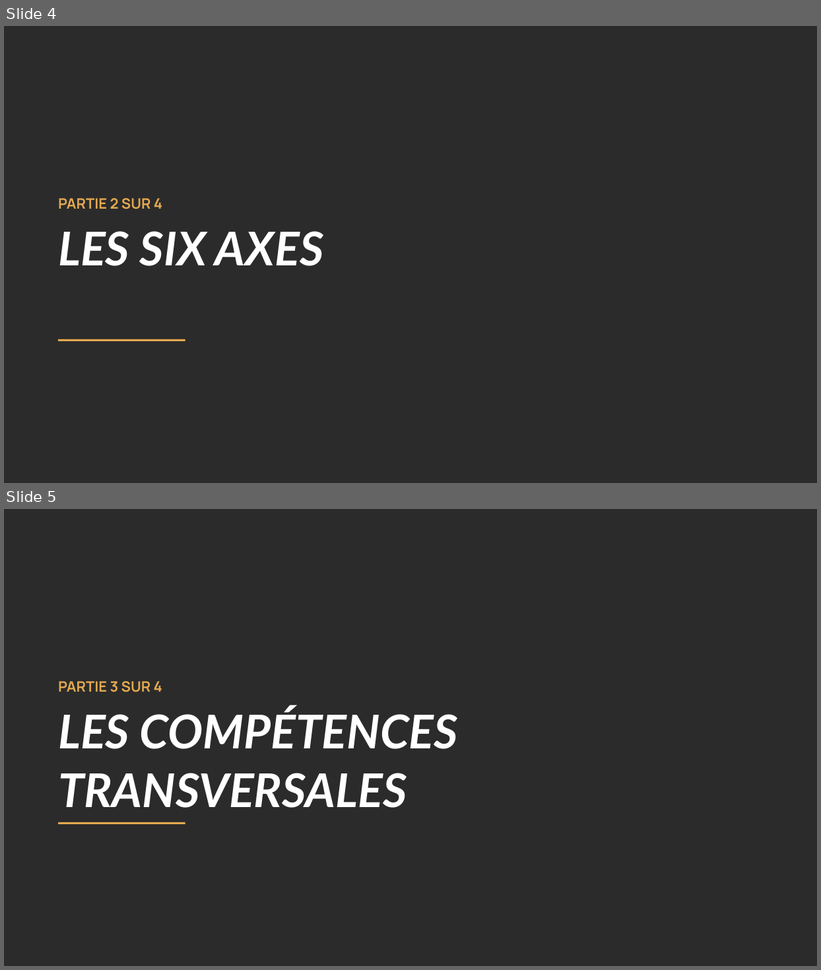
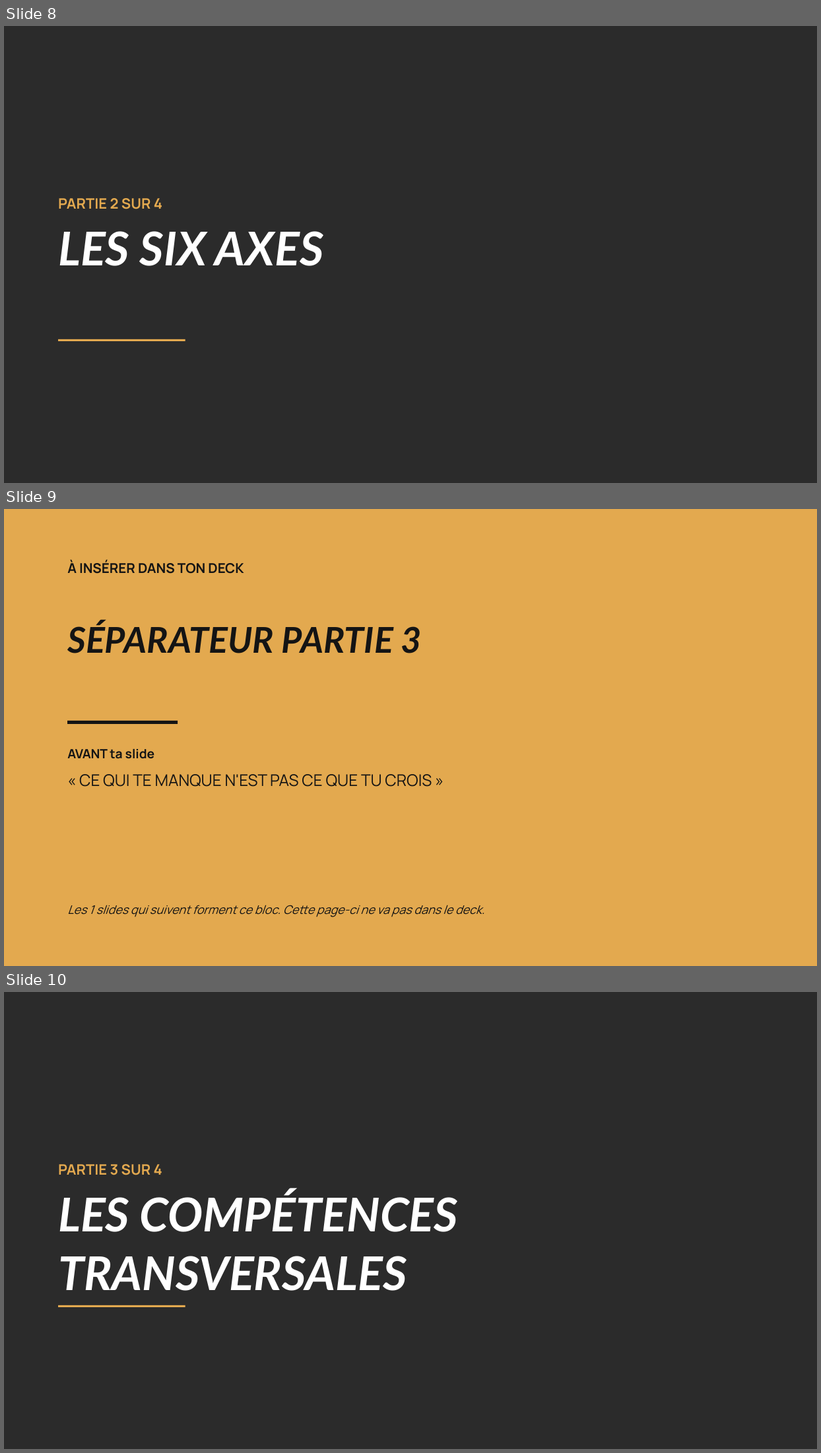
Before and after one commit to Collectif-Tariqa-PRO/ctp-plugin, a slide deck: contenus/deck-webinaire/Pack-2-structure-et-conclusion.pptx. Shown one above the other, each under a label of ours: slides 4 and 5 before the commit, slides 8, 9 and 10 after it. The pictures are 821x970 and 821x1453 pixels, drawn with LibreOffice and Linux fonts; fonts in the diff are those of the drawing; background and template pictures are left out; a plain dark background stands for a picture behind light text. Boxes give left, top, right and bottom in pixels: in the first picture for what was removed or moved away, otherwise in the second. Text is boxed around its words. In the diff, an @@ line names an element or a change of style, - is before the commit and + after.

```diff
--- a/contenus/deck-webinaire/Pack-2-structure-et-conclusion.pptx
+++ b/contenus/deck-webinaire/Pack-2-structure-et-conclusion.pptx
@@ slide 9 added at <box>4,509,817,966</box>, background #FFFFFF @@
@@ rectangle added at <box>4,509,817,966</box>, fill #E3A94F @@
@@ text added at <box>67,560,244,574</box>, 16 pt, text #141414, bold @@
+À INSÉRER DANS TON DECK
@@ text added at <box>67,622,422,654</box>, 42 pt, text #141414, bold, italic @@
+SÉPARATEUR PARTIE 3
@@ rectangle added at <box>67,721,178,724</box>, fill #141414 @@
@@ text added at <box>67,749,432,787</box>, 19 pt, text #141414 @@
+AVANT ta slide
+« CE QUI TE MANQUE N'EST PAS CE QUE TU CROIS »
@@ text added at <box>67,905,485,918</box>, 14 pt, text #141414, italic @@
+Les 1 slides qui suivent forment ce bloc. Cette page-ci ne va pas dans le deck.
@@ what was slide 4 is now slide 8 @@
@@ what was slide 5 is now slide 10 @@
```
Also in this commit, not shown: 9 other slides added, 1 other file.
